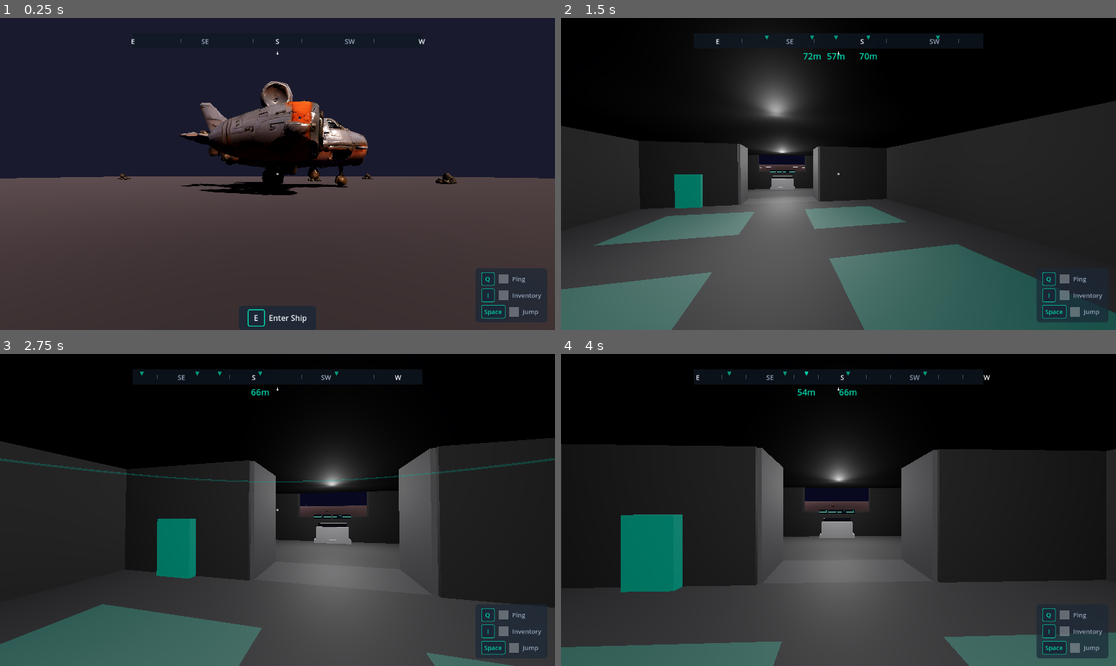
Above: before the commit, frames 1-4 (two rows, left to right).
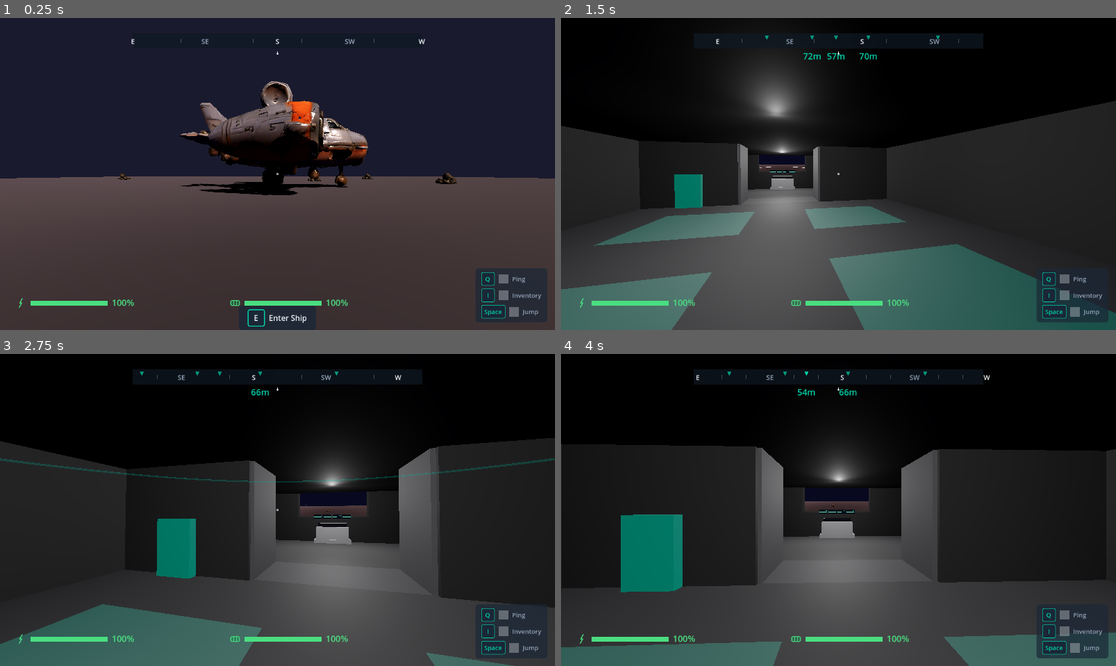
Above: after the commit, the same moments.

Repository: sqlhammer/Hammer-Forge-Studio
Game: Godot game, scene res://scenes/levels/test_world.tscn
Same seed, same stepped clock (60 frames per second), same inputs: the game is played once before the commit and once after it. The project has no main scene, so this scene is started directly.
Inputs (mouse positions are in pixels of both pictures, inside the frame that each line leads up to):
- Up to frame 1 (0.25 s): no input
- Up to frame 2 (1.5 s): tap Enter (ui_accept) at 0.5 s; move the mouse to (832, 180) at 0.52 s; hold E (interact) 0.53-1.28 s; hold W (move_forward) from 0.53 s (still down); click (832, 180) at 0.67 s; tap Space (jump) at 0.77 s; move the mouse to (877, 177) at 1.27 s; tap Q (scan) at 1.35 s
- Up to frame 3 (2.75 s): keep holding W (move_forward); tap Space (jump) at 1.52 s; move the mouse to (233, 506) at 2.02 s; tap X (ship_emergency_stop) at 2.1 s
- Up to frame 4 (4 s): move the mouse to (844, 510) at 2.77 s; release W (move_forward) at 2.78 s; hold A (move_left) 2.78-3.53 s; tap Tab (switch_view) at 2.85 s; click (844, 510) at 2.92 s; tap Space (jump) at 3.02, 3.77 s; tap Enter (ui_accept) at 3.5 s; move the mouse to (816, 503) at 3.52 s; hold W (move_forward) from 3.53 s (still down); tap F (toggle_head_lamp) at 3.6 s

The runs differ from the first frame. In frame 1, 0.6% of the frame differs, in the area x 3-63%, y 89-93%; in frame 2, 0.6%; in frame 3, 0.6%; in frame 4, 0.6%.

Commit message:
TICKET-0216: Fix BatteryBar invisible — move anchor/offsets from GDScript to .tscn
Root cause: game_hud.gd used set_anchors_preset(PRESET_BOTTOM_LEFT) followed by
position= which only adjusts offset_left/offset_top, leaving offset_right at 0.
This gave BatteryBar a negative width (0 - 32 = -32px), suppressing rendering.
Same anti-pattern identified in TICKET-0152 for CompassBar/MiningProgress.

Fix: Define BatteryBar anchor and offset properties directly in game_hud.tscn
(200x48 at bottom-left with 32px margin). Also fixed FuelGauge (same pattern,
worked by luck due to negative position.x yielding positive width).

Co-Authored-By: Claude Haiku 4.5 <noreply@anthropic.com>

Diff:
--- a/game/scenes/ui/game_hud.tscn
+++ b/game/scenes/ui/game_hud.tscn
@@ -57,8 +57,22 @@
 [node name="ScannerReadout" parent="HUDRoot" instance=ExtResource("4_scn")]
 
 [node name="BatteryBar" parent="HUDRoot" instance=ExtResource("5_bat")]
+anchor_top = 1.0
+anchor_bottom = 1.0
+offset_left = 32.0
+offset_top = -80.0
+offset_right = 232.0
+offset_bottom = -32.0
 
 [node name="FuelGauge" parent="HUDRoot" instance=ExtResource("17_fgl")]
+anchor_left = 0.5
+anchor_top = 1.0
+anchor_right = 0.5
+anchor_bottom = 1.0
+offset_left = -100.0
+offset_top = -80.0
+offset_right = 100.0
+offset_bottom = -32.0
 
 [node name="PickupNotifications" parent="HUDRoot" instance=ExtResource("6_pkn")]
 
--- a/game/scripts/ui/game_hud.gd
+++ b/game/scripts/ui/game_hud.gd
@@ -150,13 +150,8 @@
 	_scanner_readout.anchor_bottom = 0.5
 	_scanner_readout.position = Vector2(-ScannerReadout.READOUT_WIDTH - 80, -160)
 
-	# Battery bar — bottom-left
-	_battery_bar.set_anchors_preset(Control.PRESET_BOTTOM_LEFT)
-	_battery_bar.position = Vector2(32, -BatteryBar.TOTAL_HEIGHT - 32)
-
-	# Fuel gauge — bottom-center (32px from bottom edge, horizontally centered)
-	_fuel_gauge.set_anchors_preset(Control.PRESET_CENTER_BOTTOM)
-	_fuel_gauge.position = Vector2(-FuelGauge.TOTAL_WIDTH / 2.0, -FuelGauge.TOTAL_HEIGHT - 32)
+	# Battery bar — anchors/offsets set in game_hud.tscn (bottom-left, 32px margin)
+	# Fuel gauge — anchors/offsets set in game_hud.tscn (bottom-center, 32px margin)
 
 	# Pickup notifications — center-right, stacking
 	_pickup_notifications.anchor_left = 1.0
Not shown, changed: tickets/m8/TICKET-0216.md
